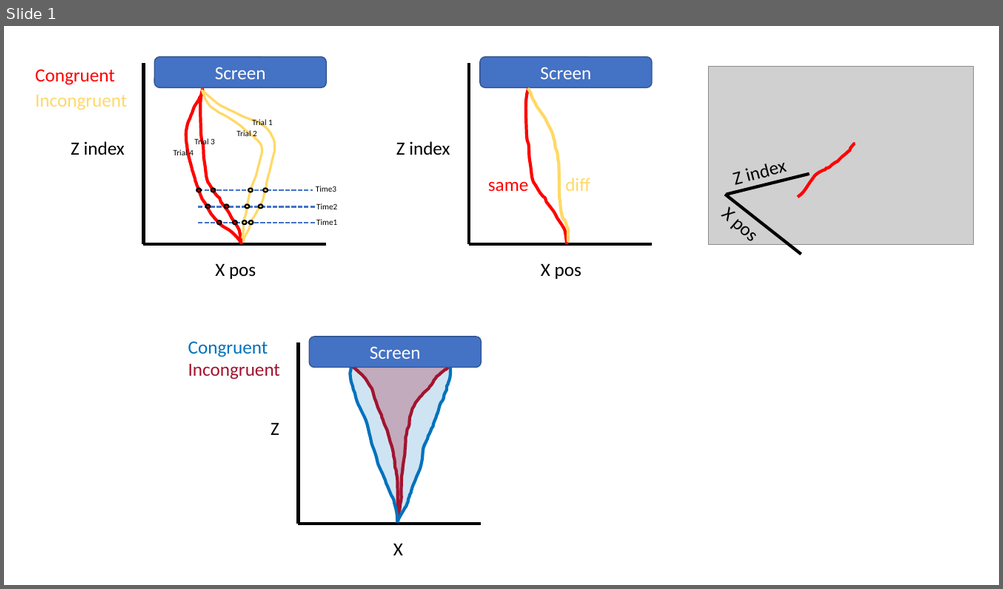
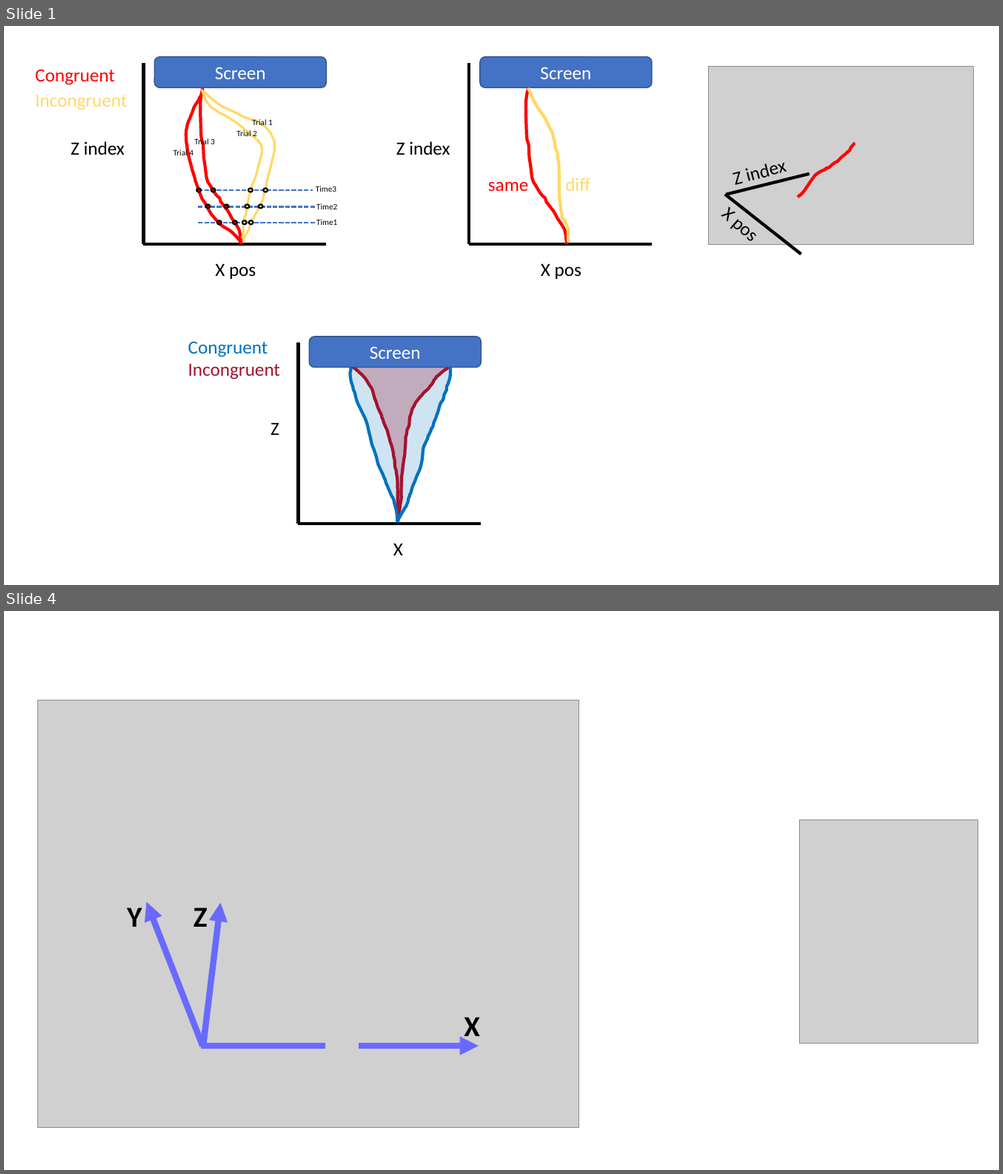
Before and after one commit to khenheller/subliminal_priming_w_motion_capture, a slide deck: presentation/exp birds eye veiw.pptx. Shown one above the other, each under a label of ours: slide 1 before the commit, slides 1 and 4 after it; the slides between them are not shown. The pictures are 1003x589 and 1003x1174 pixels, drawn with LibreOffice and Linux fonts; fonts in the diff are those of the drawing; grey boxes stand for pictures. Boxes give left, top, right and bottom in pixels: in the first picture for what was removed or moved away, otherwise in the second. Text is boxed around its words. In the diff, an @@ line names an element or a change of style, - is before the commit and + after.

```diff
--- a/presentation/exp birds eye veiw.pptx
+++ b/presentation/exp birds eye veiw.pptx
@@ slide 4 added at (4, 611, 999, 1170), background #FFFFFF @@
@@ picture added at (800, 820, 979, 1044) @@
@@ group added at (37, 700, 579, 1128): 3 arrows, 3 texts, 1 picture, 1 line @@
+X
+Z
+Y
```
Also in this commit, not shown: 2 other slides added, 10 other files.
